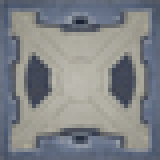
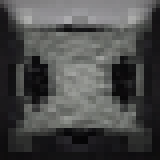
Two versions of the same layered image (160×160). Layer-by-layer changes:
added layer "wallTile" above "Layer 5" over [0, 0, 160, 160]
